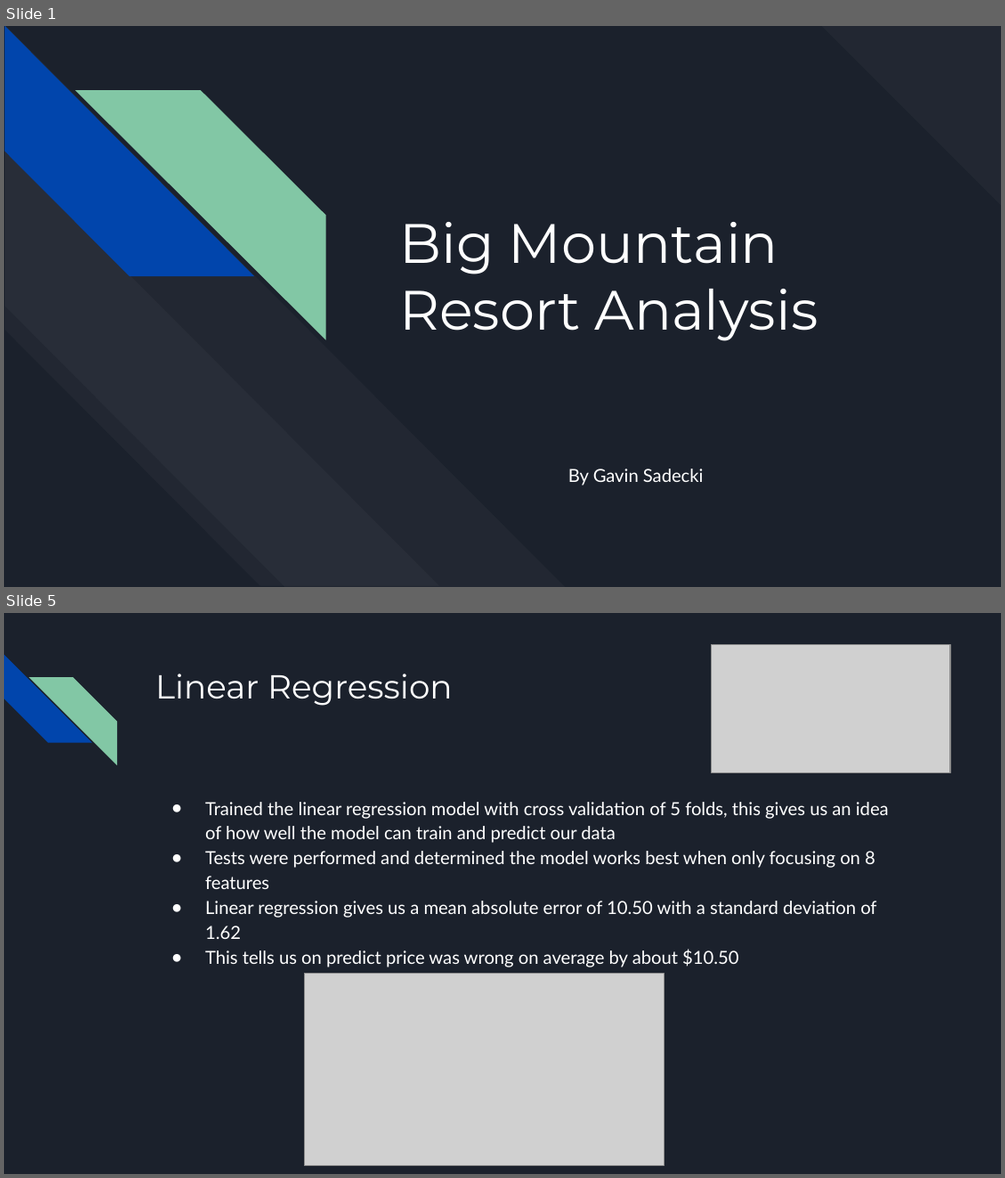
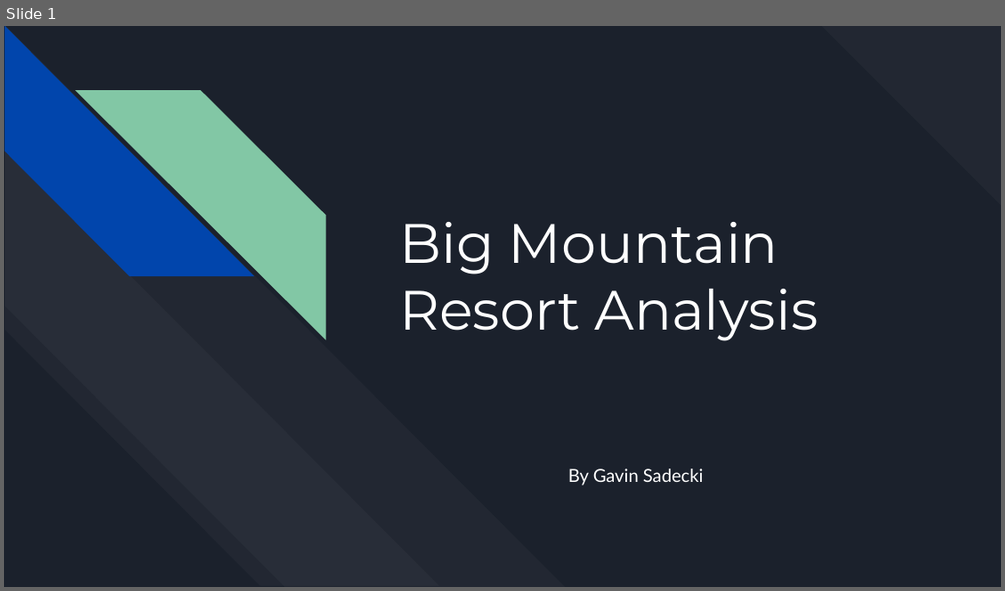
Before and after one commit to gsadecki/DataScienceGuidedCapstone, a slide deck: Guided Capstone Project Slide Deck.pptx. Shown one above the other, each under a label of ours: slides 1 and 5 before the commit, slide 1 after it; the slides between them are not shown. The pictures are 1005x1178 and 1005x591 pixels, drawn with LibreOffice and Linux fonts; fonts in the diff are those of the drawing; grey boxes stand for pictures. Boxes give left, top, right and bottom in pixels: in the first picture for what was removed or moved away, otherwise in the second. Text is boxed around its words. In the diff, an @@ line names an element or a change of style, - is before the commit and + after.

```diff
--- a/Guided Capstone Project Slide Deck.pptx
+++ b/Guided Capstone Project Slide Deck.pptx
@@ slide 5 removed at bbox=[4, 613, 1001, 1174], background #1B212C @@
@@ diag stripe removed at bbox=[4, 655, 92, 743] @@
@@ picture removed at bbox=[712, 645, 951, 772] @@
@@ diag stripe removed at bbox=[29, 677, 117, 764] @@
@@ title removed at bbox=[155, 674, 453, 706] @@
-Linear Regression
@@ text removed at bbox=[205, 802, 889, 967] @@
-● Trained the linear regression model with cross validation of 5 folds, this gives us an idea of how well the model can train and predict our data
-● Tests were performed and determined the model works best when only focusing on 8 features
-● Linear regression gives us a mean absolute error of 10.50 with a standard deviation of 1.62
-● This tells us on predict price was wrong on average by about $10.50
@@ picture removed at bbox=[304, 973, 663, 1165] @@
```
Also in this commit, not shown: 4 slides changed, 3 slides added, 1 other slide removed.
